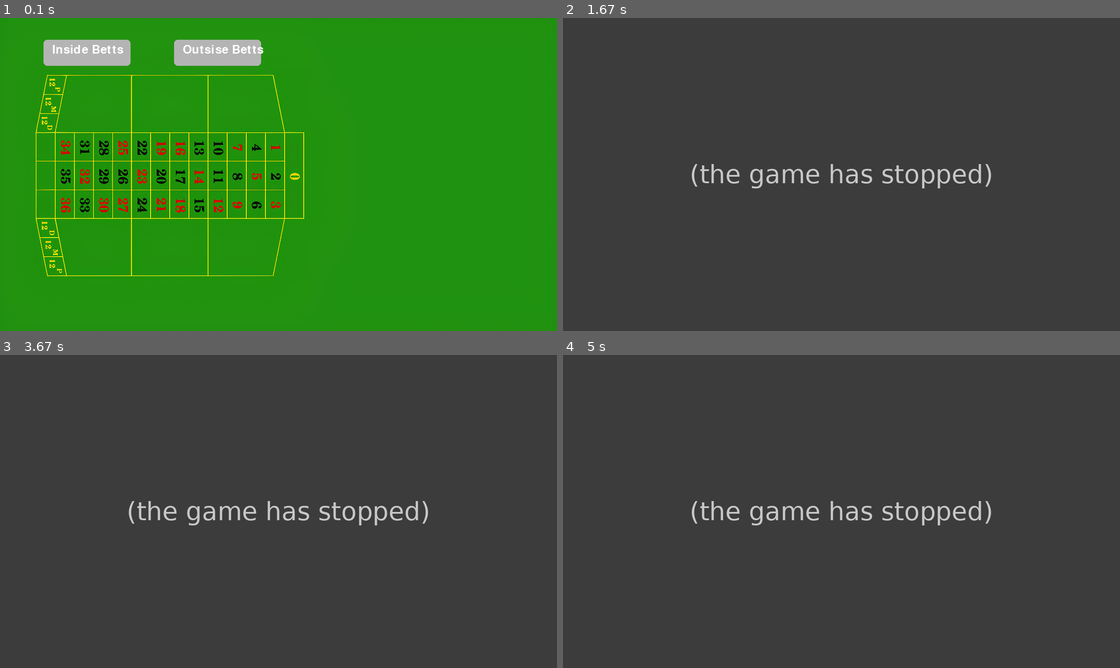
Above: before the commit, frames 1-4 (two rows, left to right).
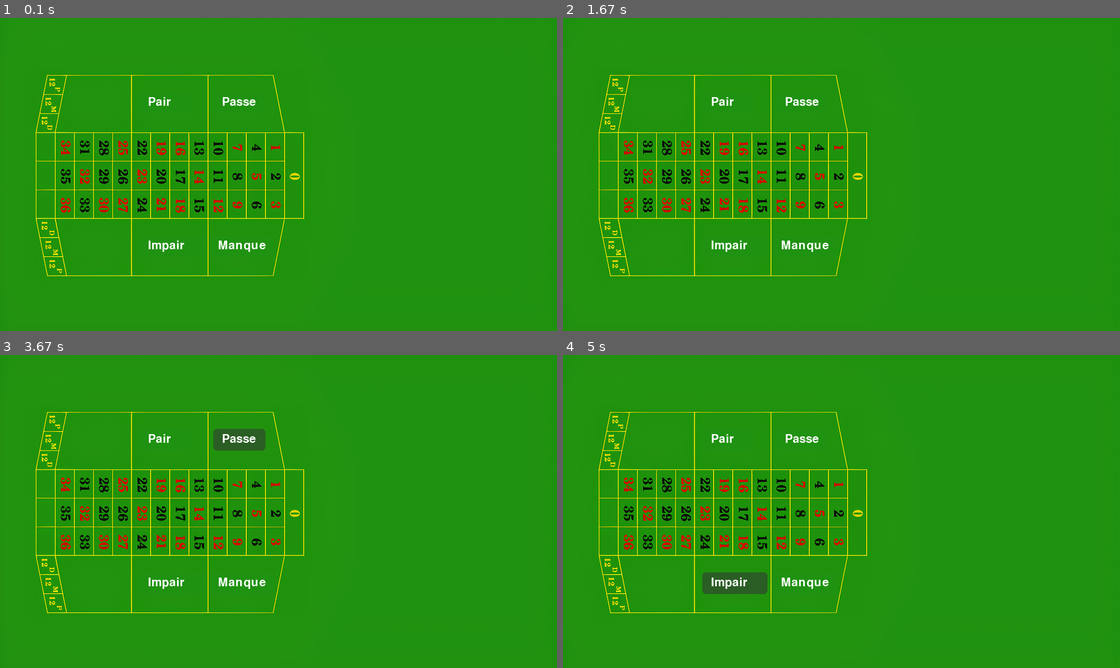
Above: after the commit, the same moments.

Repository: nelledge/roulette
Game: pygame game, started from main_visuel.py
Same seed, same stepped clock (60 frames per second), same inputs: the game is played once before the commit and once after it.
Inputs (mouse positions are in pixels of both pictures, inside the frame that each line leads up to):
- Up to frame 1 (0.1 s): no input
- Up to frame 2 (1.67 s): click (802, 246) at 0.38 s, where only the run after the commit has a clickable "Manque"; click (847, 196) at 0.72 s
- Up to frame 3 (3.67 s): click (144, 448) at 2.05 s; click (250, 592) at 2.38 s; click (261, 458) at 2.72 s; click "Passe" at 3.55 s
- Up to frame 4 (5 s): click (1014, 505) at 3.88 s; click "Impair" at 4.72 s

The runs differ from the first frame. In frame 1, 3.0% of the frame differs, in the area x 7-48%, y 6-75%; in frame 2, 100%, in the area x 0-100%, y 0-100%; in frame 3, 100%; in frame 4, 100%.
Error before the commit: NameError: name 'button1' is not defined (main_visuel.py line 59); the game stopped at 0.38 s (later frames are placeholders)

Commit message:
Adding buttons

Diff:
--- a/main_visuel.py
+++ b/main_visuel.py
@@ -16,7 +16,8 @@
 
 # Colors
 WHITE = (255, 255, 255)
-GRAY = (180, 180, 180)
+GREEN_BACKROUND = (31, 146, 17)
+DARK_GREEN = (42, 94, 36)
 DARKGRAY = (120, 120, 120)
 GREEN = (0, 200, 0)
 
@@ -26,9 +27,9 @@
 def draw_button(rect, text, mouse_pos):
     # Hover effect
     if rect.collidepoint(mouse_pos):
-        color = DARKGRAY
+        color = DARK_GREEN
     else:
-        color = GRAY
+        color = GREEN_BACKROUND
 
     pygame.draw.rect(screen, color, rect, border_radius=8)
 
@@ -38,8 +39,10 @@
 def main():
     running = True
 
-    inside_betts = pygame.Rect(100, 50, 200, 60)
-    outsise_betts = pygame.Rect(400, 50, 200, 60)
+    manque = pygame.Rect(481, 500, 150, 50)
+    passe = pygame.Rect(490, 170, 120, 50)
+    impair = pygame.Rect(320, 500, 150, 50)
+    pair =  pygame.Rect(320, 170, 120, 50)
 
 
     while running:
@@ -47,8 +50,10 @@
 
         screen.blit(background, (0,0))
 
-        draw_button(inside_betts, "Inside Betts", mouse_pos)
-        draw_button(outsise_betts, "Outsise Betts", mouse_pos)
+        draw_button(manque, "Manque", mouse_pos)
+        draw_button(passe, "Passe", mouse_pos)
+        draw_button(impair, "Impair", mouse_pos)
+        draw_button(pair, "Pair", mouse_pos)
 
 
         for event in pygame.event.get():
@@ -56,7 +61,7 @@
                 running = False
 
             if event.type == pygame.MOUSEBUTTONDOWN:
-                if button1.collidepoint(mouse_pos):
+                if manque.collidepoint(mouse_pos):
                     print("Button 1 clicked!")
 
         pygame.display.flip()
